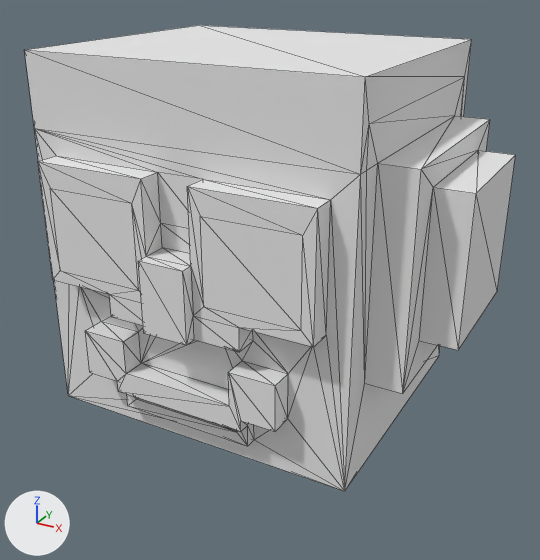
An edit to the OBJ model assets/models/si/green.obj, drawn before and after from the same camera.
Before and after are seen from a camera (50 mm lens) standing at (5.12, -3.42, 6.69) and looking at (2.19, 1.91, 4.02). The axes (+X, +Y, +Z) are drawn at lower left. The lights are the same throughout. Mesh edges are drawn as thin lines. Where no turn or scale is listed for an object, it has been applied to the vertices. Vertices at the same position are counted once.

In view in the first picture: 'Untitled'.
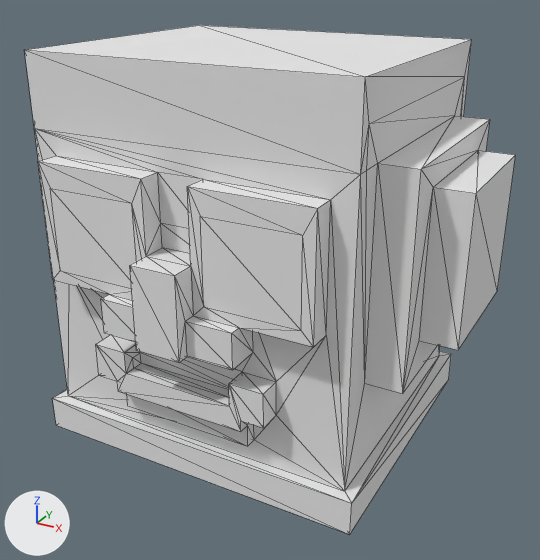
Where the change shows, as pixel boxes [x1, y1, x2, y2] in the pictures (540 x 560 px; the box of a moved part takes in the faces that stretch with it):
```json
{"object": "Untitled", "change": "reshaped", "before": [25, 25, 515, 491], "after": [25, 25, 515, 534], "on screen": "9% taller"}
{"part": 1, "of": "me_untitled", "change": "moved or reshaped", "before": [68, 256, 345, 491], "after": [53, 256, 451, 534]}
```

Edits to the scene script, one JSON object a line:
```json
{"block": "me_untitled", "where": "# used by ob_untitled; location = (0.0, 0.0, 0.0)"}
{"op": "remove", "block": "me_untitled", "code": "me_untitled.from_pydata(...)  # 308 vertices, 616 faces; spans x 0.0..4.0, y 0.6..3.3, z 2.9..6.0"}
{"op": "add", "block": "me_untitled", "code": "me_untitled.from_pydata(...)  # 281 vertices, 536 faces; spans x 0.0..4.0, y 0.5..3.4, z 2.6..6.0"}
{"block": "me_untitled", "change": "me_untitled part 1"}
{"block": "me_untitled", "change": "88 vertices are removed from x 0.7..3.3, y 0.6..3.2, z 2.9..5.9"}
{"block": "me_untitled", "change": "297 faces are deleted"}
{"block": "me_untitled", "change": "5 vertices move from x 1.2..2.9, y 0.6..0.8, z 3.4..4.0 to x 1.3..2.8, y 0.6..0.8, z 3.4..4.2"}
{"block": "me_untitled", "change": "22 vertices are added at x 0.5..3.5, y 0.5..3.4, z 2.6..4.2"}
{"block": "me_untitled", "change": "11 new vertices lie (0.0, 0.1, 0.0) away from vertices in x 1.2..2.6, y 0.7..0.9, z 3.3..4.2"}
{"block": "me_untitled", "change": "9 new vertices lie (0.0, 0.0, 0.1) away from vertices in x 1.2..2.6, y 0.8..0.9, z 3.5..3.6"}
{"block": "me_untitled", "change": "7 new vertices lie (0.1, 0.0, 0.0) away from vertices in x 2.6, y 0.8..1.0, z 3.4..3.6"}
{"block": "me_untitled", "change": "6 new vertices lie (0.0, 0.0, -0.3) away from vertices in x 1.2..2.8, y 0.6..0.9, z 3.7..4.2"}
{"block": "me_untitled", "change": "6 new vertices lie (0.0, -0.2, 0.0) away from vertices in x 1.2..2.8, y 0.7..0.9, z 3.4..4.6"}
{"block": "me_untitled", "change": "217 new faces join them"}
```
